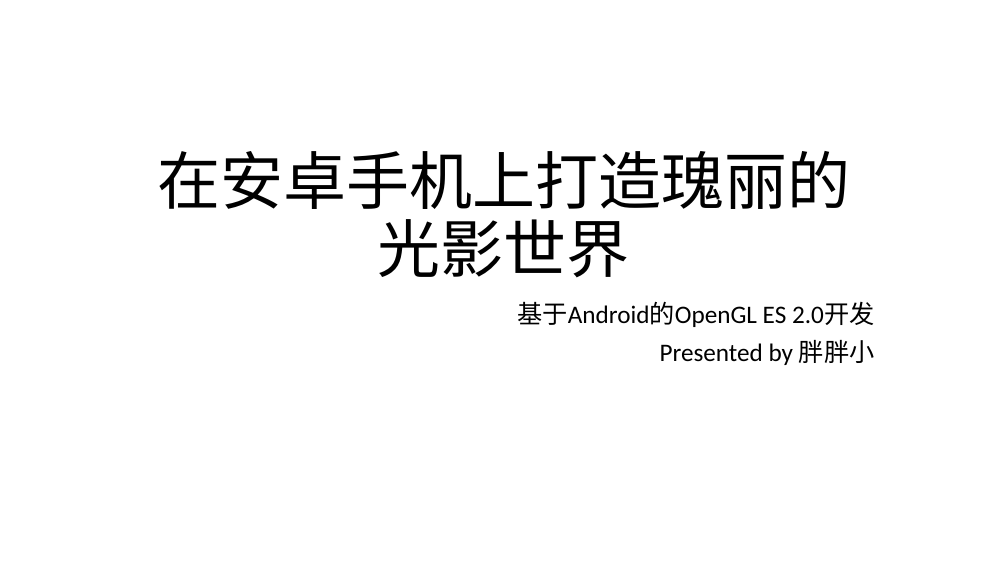
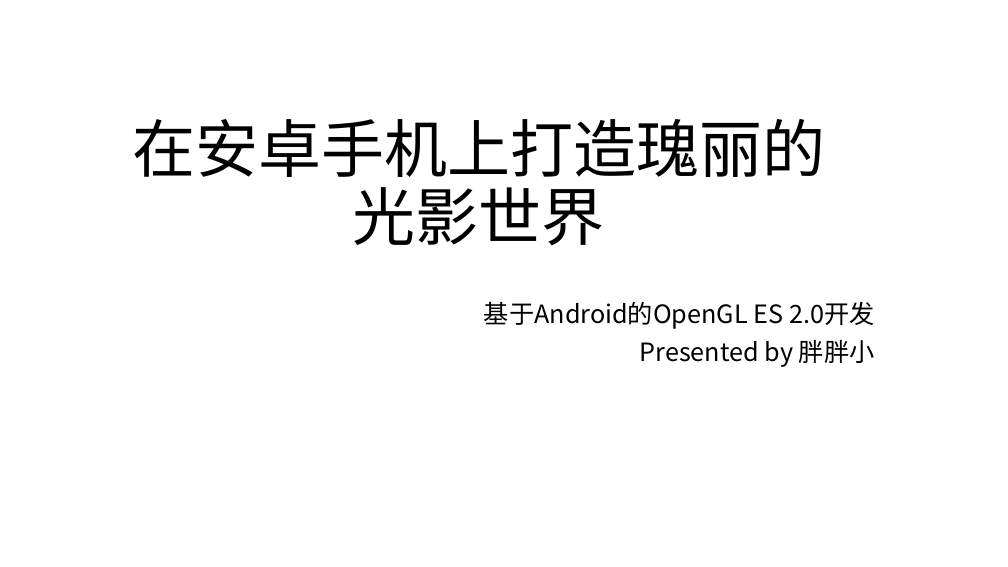
Before and after one commit to talentzxf/LearningAndroid, a slide deck: slide 1 of PPT/OpenGLTutorial_1.pptx. Drawn at 1008x567 pixels with LibreOffice and Linux fonts; fonts in the diff are those of the drawing. Boxes give left, top, right and bottom in pixels: in the first picture for what was removed or moved away, otherwise in the second. Text is boxed around its words. In the diff, an @@ line names an element or a change of style, - is before the commit and + after.

```diff
--- a/PPT/OpenGLTutorial_1.pptx
+++ b/PPT/OpenGLTutorial_1.pptx
@@ title "在安卓手机上打造瑰丽的光影世界" at (132,119,825,246): font Calibri to Noto Sans CJK SC @@
@@ title "在安卓手机上打造瑰丽的光影世界": place and size @@
-title "在安卓手机上打造瑰丽的光影世界" at (157,151,850,278)
+title "在安卓手机上打造瑰丽的光影世界" at (132,119,825,246)
@@ subtitle "基于Android的OpenGL ES 2.0开发" at (484,301,875,367): font Calibri to Noto Sans CJK SC @@
```
Also in this commit, not shown: 6 other slides changed, 1 slide added, 1 other file.
